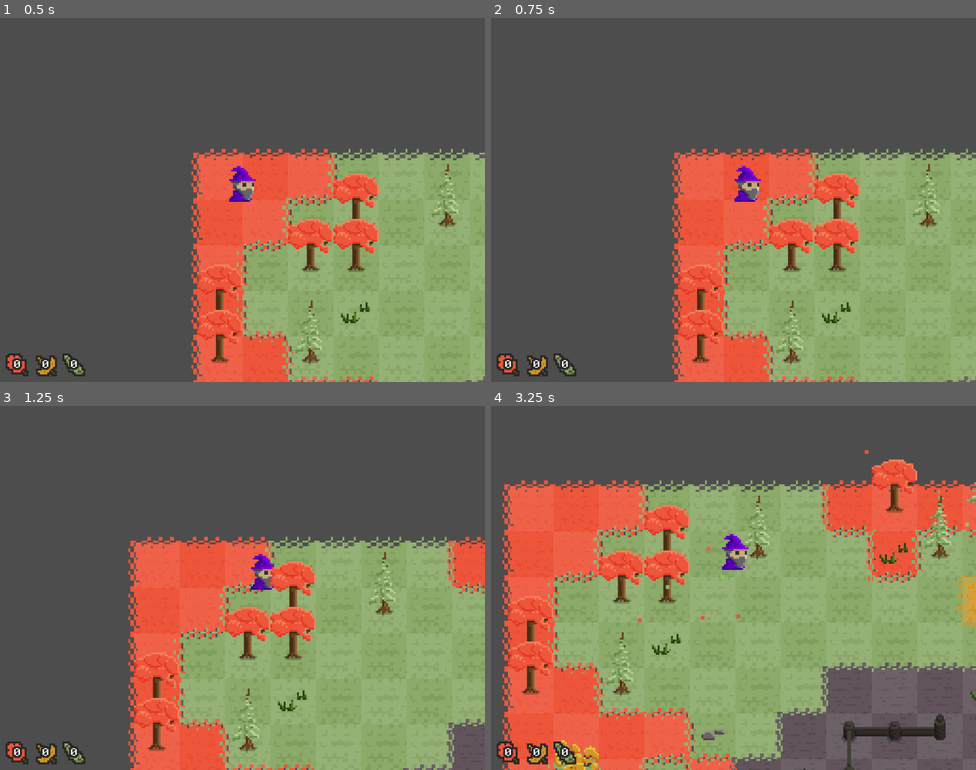
Above: before the commit, frames 1-4 (two rows, left to right).
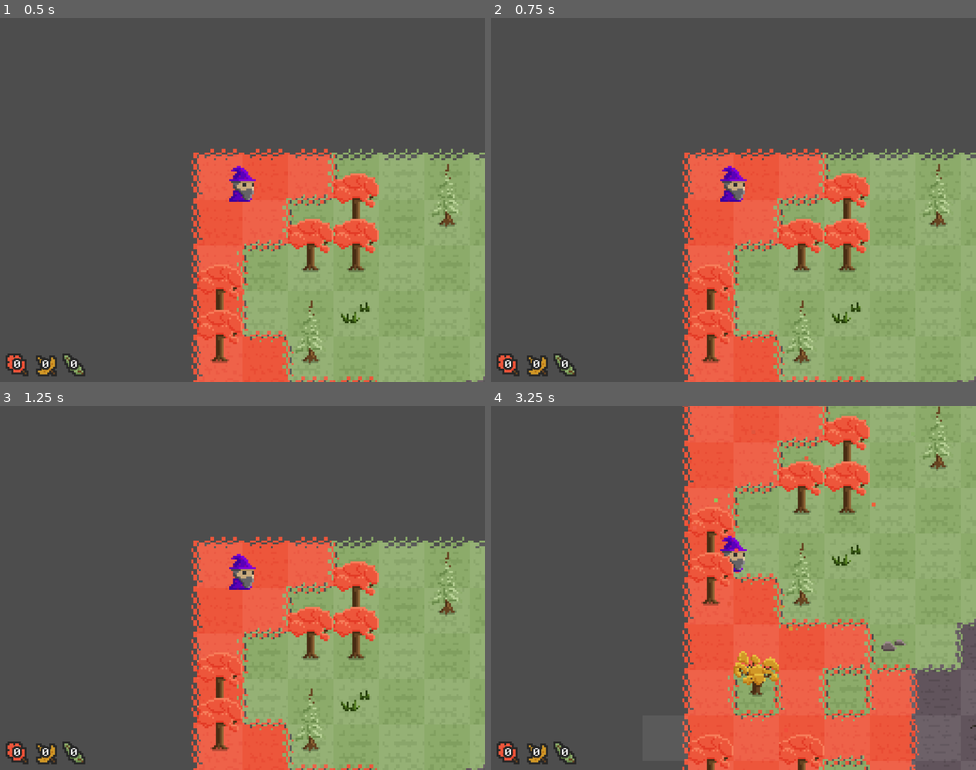
Above: after the commit, the same moments.

Repository: Pro1d/EchoesOfAmber
Game: Godot game, scene res://scenes/world.tscn
Same seed, same stepped clock (60 frames per second), same inputs: the game is played once before the commit and once after it.
Inputs:
- Up to frame 1 (0.5 s): no input
- Up to frame 2 (0.75 s): tap Enter at 0.5 s; hold D (move_right) from 0.53 s (still down); hold E (attract_leaves) from 0.53 s (still down)
- Up to frame 3 (1.25 s): keep holding D (move_right); keep holding E (attract_leaves)
- Up to frame 4 (3.25 s): release D (move_right) at 1.28 s; release E (attract_leaves) at 1.28 s; hold S (move_down) 1.28-2.03 s; tap E (attract_leaves) at 1.35, 2.85 s; hold D (move_right) 2.03-2.78 s; hold E (attract_leaves) 2.03-2.78 s; hold W (move_up) from 2.78 s (still down)

Frame 1 is identical in both runs. In frame 2, 8.4% of the frame differs, in the area x 37-100%, y 35-100%; in frame 3, 22%; in frame 4, 71%, in the area x 2-100%, y 0-100%.

Commit message:
Put leaves

Diff:
--- a/scripts/player.gd
+++ b/scripts/player.gd
@@ -15,13 +15,28 @@
 	leaves_attraction_area.connect("body_exited", _on_leave_exited_area)
 
 func _physics_process(_delta: float) -> void:
+
 	var command := Vector2(
 		Input.get_axis("move_left", "move_right"),
 		Input.get_axis("move_up", "move_down"),
 	)
 
-	velocity = velocity.move_toward(command.normalized() * SPEED, ACCEL)
-	leaves_attraction_area.monitoring = Input.is_action_pressed('attract_leaves')
+	var attract_leaves := Input.is_action_pressed('attract_leaves')
+
+	if not attract_leaves: # dont move while attracting leaves
+		velocity = velocity.move_toward(command.normalized() * SPEED, ACCEL)
+
+	leaves_attraction_area.monitoring = attract_leaves
+
+	if Input.is_action_just_pressed("put_red"):
+		pass
+
+	if Input.is_action_just_pressed("put_green"):
+		pass
+
+	if Input.is_action_just_pressed("put_yellow"):
+		pass
+
 	move_and_slide()
 
 func _on_leave_entered_area(body: Leave) -> void:
